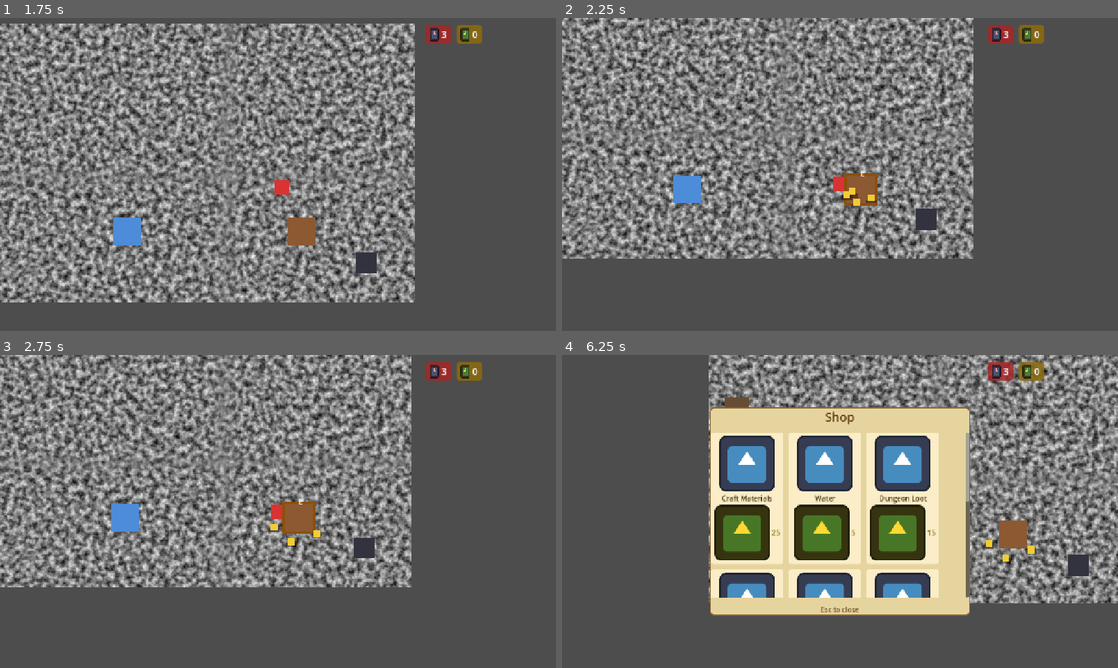
Above: before the commit, frames 1-4 (two rows, left to right).
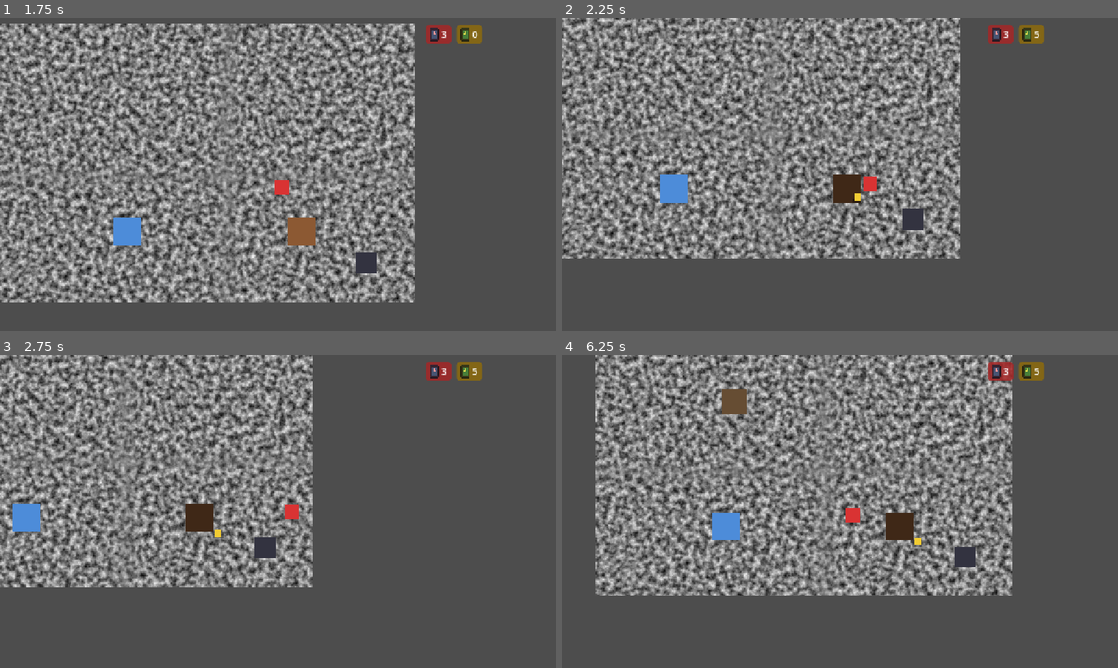
Above: after the commit, the same moments.

Repository: Saitamadupauvre/brotatomato
Game: Godot game, scene res://scenes/main/main.tscn
Two runs of this game, one before a commit and one after it. Both use one fixed random seed, a clock stepped at 60 frames per second and the inputs below. The engine's default icon, where the game draws it, is replaced by a stand-in: a white triangle on a blue panel in a dark square.
Inputs (mouse positions are in pixels of both pictures, inside the frame that each line leads up to):
- Up to frame 1 (1.75 s): tap Enter at 0.5 s; move the mouse to (400, 158) at 0.52 s; hold D (move_right) 0.53-1.28 s; hold E (interact) 0.53-1.28 s; click (400, 158) at 0.67 s; move the mouse to (166, 190) at 1.27 s; hold S (move_down) from 1.28 s (still down); click (166, 190) at 1.35 s; tap E (interact) at 1.55 s
- Up to frame 2 (2.25 s): move the mouse to (895, 105) at 2.02 s; release S (move_down) at 2.03 s; hold D (move_right) from 2.03 s (still down); hold E (interact) from 2.03 s (still down); tap Shift (dash) at 2.1 s
- Up to frame 3 (2.75 s): keep holding D (move_right); keep holding E (interact)
- Up to frame 4 (6.25 s): move the mouse to (812, 574) at 2.77 s; release D (move_right) at 2.78 s; release E (interact) at 2.78 s; hold W (move_up) 2.78-3.53 s; tap E (interact) at 2.85, 3.8, 4.55, 6.05 s; click (812, 574) at 2.92 s; move the mouse to (1006, 558) at 3.52 s; hold R (move_plot) 3.53-4.28 s; hold A (move_left) 3.53-5.03 s; move the mouse to (673, 464) at 4.27 s; tap G (place_plot) at 4.35 s; move the mouse to (867, 511) at 5.02 s; hold S (move_down) 5.03-5.78 s; hold E (interact) 5.03-5.78 s; click (867, 511) at 5.17 s; move the mouse to (756, 433) at 5.77 s; hold D (move_right) from 5.78 s (still down); click (756, 433) at 5.85 s

Frame 1 is identical in both runs. In frame 2, 38% of the frame differs, in the area x 0-86%, y 0-77%; in frame 3, 38%; in frame 4, 63%, in the area x 6-100%, y 0-84%.

Commit message:
feat(dungeon): add opened-state feedback for chest and altar

Diff:
--- a/scenes/dungeon/altar_base.tscn
+++ b/scenes/dungeon/altar_base.tscn
@@ -4,6 +4,7 @@
 [ext_resource type="Script" path="res://scripts/components/behaviors/outline_behavior.gd" id="2_outline"]
 [ext_resource type="Script" path="res://scripts/components/behaviors/interact_prompt_behavior.gd" id="3_prompt"]
 [ext_resource type="Script" path="res://scripts/components/behaviors/altar_behavior.gd" id="4_altar"]
+[ext_resource type="Script" path="res://scripts/components/behaviors/opened_state_behavior.gd" id="5_opened"]
 
 [sub_resource type="RectangleShape2D" id="RectangleShape2D_altar"]
 size = Vector2(80, 80)
@@ -59,3 +60,7 @@
 [node name="AltarBehavior" type="Node" parent="Interactable/Host"]
 script = ExtResource("4_altar")
 status_label_path = NodePath("StatusLabel")
+
+[node name="OpenedStateBehavior" type="Node" parent="Interactable/Host"]
+script = ExtResource("5_opened")
+sprite_path = NodePath("Sprite")
--- a/scenes/entities/container.tscn
+++ b/scenes/entities/container.tscn
@@ -1,13 +1,11 @@
-[gd_scene load_steps=9 format=3 uid="uid://ccontainer0001"]
+[gd_scene load_steps=8 format=3 uid="uid://ccontainer0001"]
 
 [ext_resource type="PackedScene" path="res://scenes/components/interactable.tscn" id="1_interactable"]
 [ext_resource type="Script" path="res://scripts/components/behaviors/outline_behavior.gd" id="2_outline"]
 [ext_resource type="Script" path="res://scripts/components/behaviors/interact_prompt_behavior.gd" id="3_prompt"]
 [ext_resource type="Script" path="res://scripts/components/behaviors/container_behavior.gd" id="4_container"]
 [ext_resource type="Script" path="res://scripts/data/loot_entry.gd" id="5_loot_entry"]
-
-[sub_resource type="RectangleShape2D" id="RectangleShape2D_container"]
-size = Vector2(64, 64)
+[ext_resource type="Script" path="res://scripts/components/behaviors/opened_state_behavior.gd" id="6_opened"]
 
 [sub_resource type="Resource" id="LootEntry_loot"]
 script = ExtResource("5_loot_entry")
@@ -29,10 +27,7 @@
 item_id = "gold"
 amount = 5
 
-[node name="Container" type="StaticBody2D"]
-
-[node name="CollisionShape2D" type="CollisionShape2D" parent="."]
-shape = SubResource("RectangleShape2D_container")
+[node name="Container" type="Node2D"]
 
 [node name="Sprite" type="ColorRect" parent="."]
 offset_left = -32.0
@@ -56,3 +51,7 @@
 [node name="ContainerBehavior" type="Node" parent="Interactable/Host"]
 script = ExtResource("4_container")
 contents = Array[LootEntry]([SubResource("LootEntry_loot"), SubResource("LootEntry_water"), SubResource("LootEntry_materials"), SubResource("LootEntry_gold")])
+
+[node name="OpenedStateBehavior" type="Node" parent="Interactable/Host"]
+script = ExtResource("6_opened")
+sprite_path = NodePath("Sprite")
--- a/scripts/components/behaviors/altar_behavior.gd
+++ b/scripts/components/behaviors/altar_behavior.gd
@@ -78,6 +78,7 @@
 	LootSpawner.spawn(contents, owner_entity)
 	_update_visuals()
 	wave_cleared.emit()
+	host.broadcast("contents_emptied")
 
 
 func _update_visuals() -> void:
--- a/scripts/components/behaviors/container_behavior.gd
+++ b/scripts/components/behaviors/container_behavior.gd
@@ -14,3 +14,4 @@
 	if event_name == "interacted":
 		LootSpawner.spawn(contents, owner_entity, scatter_min_distance, scatter_max_distance, scatter_attempts)
 		contents.clear()
+		host.broadcast("contents_emptied")
--- /dev/null
+++ b/scripts/components/behaviors/opened_state_behavior.gd
@@ -0,0 +1,27 @@
+class_name OpenedStateBehavior
+extends Behavior
+## Marks an entity as permanently "opened" once whatever it gives out is
+## spent (chest loot, altar wave reward): hides outline/prompt, disables
+## further interaction, drops collision, and dims the sprite. Drop this
+## as a sibling of ContainerBehavior/AltarBehavior under the same Host —
+## they broadcast `trigger_event` once their own state settles into "done".
+
+@export var trigger_event: String = "contents_emptied"
+@export var sprite_path: NodePath
+@export var opened_modulate: Color = Color(0.45, 0.45, 0.45, 1.0)
+
+
+func on_event(event_name: String, _payload: Dictionary = {}) -> void:
+	if event_name != trigger_event:
+		return
+	host.broadcast("player_out_of_range")
+	var interactable := host.get_parent() as InteractableComponent
+	if interactable != null:
+		interactable.disabled = true
+	var body := owner_entity as CollisionObject2D
+	if body != null:
+		body.collision_layer = 0
+	if not sprite_path.is_empty():
+		var sprite: CanvasItem = owner_entity.get_node_or_null(sprite_path)
+		if sprite != null:
+			sprite.modulate = opened_modulate
--- a/scripts/components/interactable_component.gd
+++ b/scripts/components/interactable_component.gd
@@ -13,6 +13,10 @@
 signal interacted
 signal player_out_of_range
 
+## Set by OpenedStateBehavior once the entity has nothing left to give —
+## stops all further proximity/interact broadcasts for good.
+var disabled: bool = false
+
 @onready var _host: BehaviorHost = $Host
 
 var _player_nearby: bool = false
@@ -24,12 +28,14 @@
 
 
 func _unhandled_input(event: InputEvent) -> void:
-	if _player_nearby and event.is_action_pressed("interact"):
+	if not disabled and _player_nearby and event.is_action_pressed("interact"):
 		_host.broadcast("interacted")
 		interacted.emit()
 
 
 func _on_body_entered(body: Node2D) -> void:
+	if disabled:
+		return
 	if body.is_in_group("player"):
 		_player_nearby = true
 		_host.broadcast("player_in_range")
Not shown, added: scripts/components/behaviors/opened_state_behavior.gd.uid
